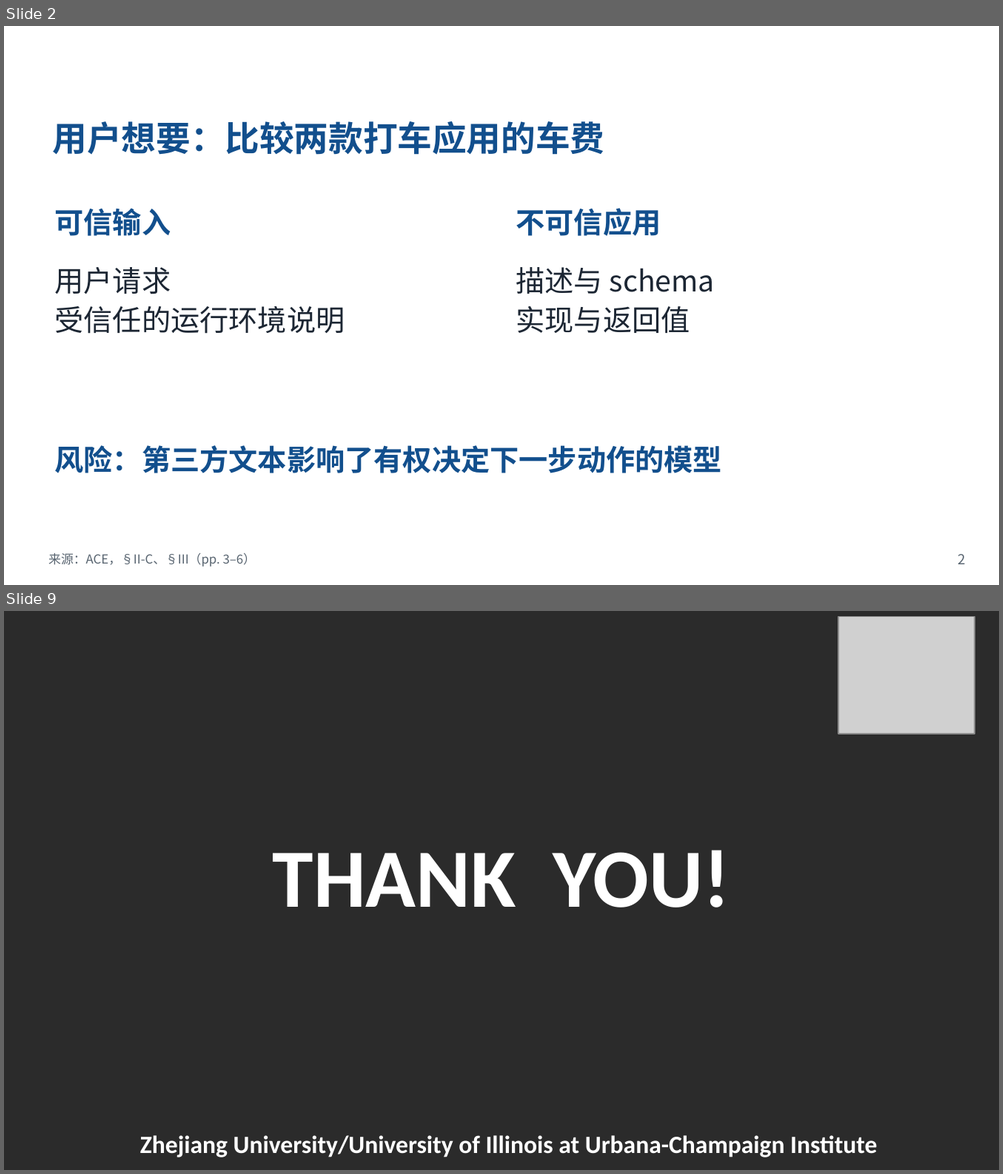
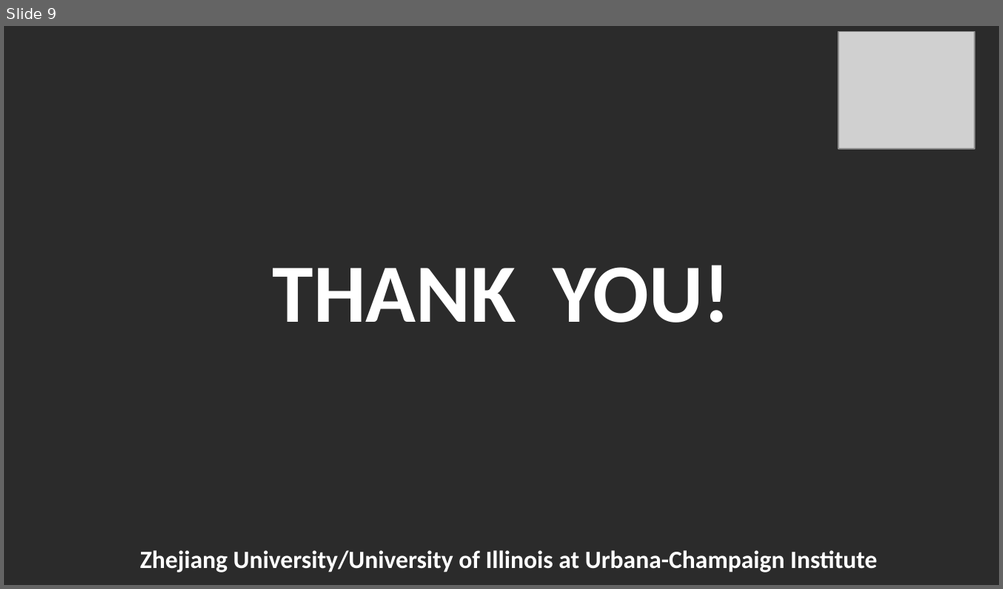
Before and after one commit to Novakru/ZJU-assignment-reports, a slide deck: review/presentation-zh.pptx. Shown one above the other, each under a label of ours: slides 2 and 9 before the commit, slide 9 after it; the slides between them are not shown. The pictures are 1003x1174 and 1003x589 pixels, drawn with LibreOffice and Linux fonts; fonts in the diff are those of the drawing; grey boxes stand for pictures; background and template pictures are left out; a plain dark background stands for a picture behind light text. Boxes give left, top, right and bottom in pixels: in the first picture for what was removed or moved away, otherwise in the second. Text is boxed around its words. In the diff, an @@ line names an element or a change of style, - is before the commit and + after.

```diff
--- a/review/presentation-zh.pptx
+++ b/review/presentation-zh.pptx
@@ slide 2 removed at bbox=[4, 26, 999, 585], background #FFFFFF @@
@@ text removed at bbox=[36, 30, 782, 69] @@
-威胁模型：应用也可能是攻击者
@@ text removed at bbox=[911, 28, 976, 66] @@
-ZJUI
@@ text removed at bbox=[53, 121, 605, 155] @@
-用户想要：比较两款打车应用的车费
@@ text removed at bbox=[55, 208, 171, 236] @@
-可信输入
@@ text removed at bbox=[516, 208, 661, 236] @@
-不可信应用
@@ text removed at bbox=[55, 267, 345, 334] @@
-用户请求
-受信任的运行环境说明
@@ text removed at bbox=[516, 267, 714, 333] @@
-描述与 schema
-实现与返回值
@@ text removed at bbox=[55, 446, 723, 474] @@
-风险：第三方文本影响了有权决定下一步动作的模型
@@ text removed at bbox=[48, 554, 256, 567] @@
-来源：ACE，§II-C、§III（pp. 3–6）
@@ text removed at bbox=[958, 554, 965, 565] @@
-2
```
Also in this commit, not shown: 1 slide changed, 9 slides added, 8 other slides removed, 22 other files.
